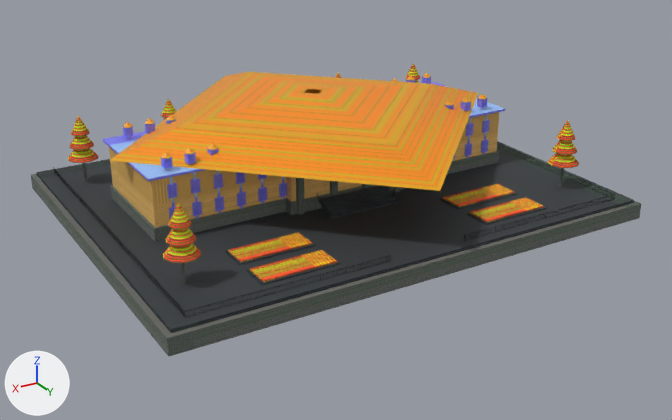
Before and after pictures for a commit that changed the glTF model assets/hero_landmarks_ultra/ultra_lm_29_cuc_ban_do_dalat.glb.
Camera for both pictures: a 50 mm camera at (84.6, 145.5, 67.6) aimed at (-1.1, 2.7, -3.8). Arrows for +X, +Y and +Z are at lower left; the lights stay in place. The first picture is the older version. Vertices at exactly the same position are counted once.

The scene before the commit, as lines of its bpy script (objects in view):
```python
ob_balconies_and_yersin_fence = bpy.data.objects.new('Balconies_And_Yersin_Fence', me_balconies_and_yersin_fence)
ob_balconies_and_yersin_fence.location = (0.0, 0.0, 0.0)
ob_cornices_windowframes_and_gabletrim = bpy.data.objects.new('Cornices_WindowFrames_And_GableTrim', me_cornices_windowframes_and_gabletrim)
ob_cornices_windowframes_and_gabletrim.location = (0.0, 0.0, 0.0)
ob_courtyard_and_steps = bpy.data.objects.new('Courtyard_And_Steps', me_courtyard_and_steps)
ob_courtyard_and_steps.location = (0.0, 0.0, 0.0)
ob_foundationskirt_and_1mstonebasement = bpy.data.objects.new('FoundationSkirt_And_1mStoneBasement', me_foundationskirt_and_1mstonebasement)
ob_foundationskirt_and_1mstonebasement.location = (0.0, 0.0, 0.0)
ob_french_arch_windows = bpy.data.objects.new('French_Arch_Windows', me_french_arch_windows)
ob_french_arch_windows.location = (0.0, 0.0, 0.0)
ob_french_garden_and_pines = bpy.data.objects.new('French_Garden_And_Pines', me_french_garden_and_pines)
ob_french_garden_and_pines.location = (0.0, 0.0, 0.0)
ob_monumental_74m_mainbuilding = bpy.data.objects.new('Monumental_74m_MainBuilding', me_monumental_74m_mainbuilding)
ob_monumental_74m_mainbuilding.location = (0.0, 0.0, 0.0)
ob_normandy_steep_slate_roof = bpy.data.objects.new('Normandy_Steep_Slate_Roof', me_normandy_steep_slate_roof)
ob_normandy_steep_slate_roof.location = (0.0, 0.0, 0.0)
```
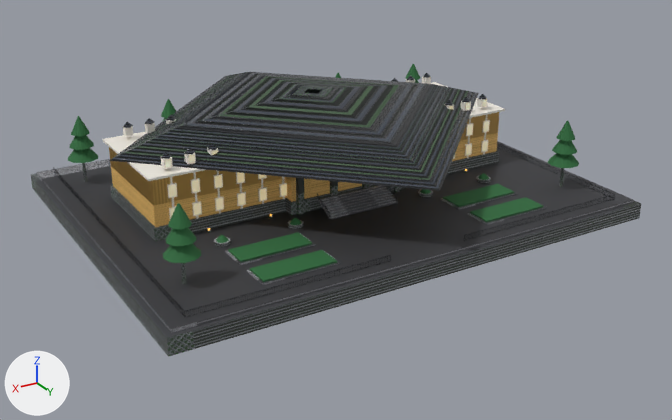
Location of each change, [x1, y1, x2, y2] in pixels of the pictures (672 x 420 px):
'Normandy_Steep_Slate_Roof', surface changed, recoloured (orange to grey): [109, 72, 486, 191] in both
'French_Garden_And_Pines', surface changed: [68, 64, 579, 282] in both
'Monumental_74m_MainBuilding', surface changed: [109, 112, 499, 227] in both
'Cornices_WindowFrames_And_GableTrim', surface changed: [103, 76, 505, 219] in both
'French_Arch_Windows', surface changed: [165, 100, 489, 217] in both
part 1 of me_foundationskirt_and_1mstonebasement, added: after [288, 225, 303, 229]
part 2 of me_foundationskirt_and_1mstonebasement, added: after [214, 242, 230, 247]
part 3 of me_foundationskirt_and_1mstonebasement, recoloured: [31, 153, 641, 356] in both
part 4 of me_courtyard_and_steps, recoloured: [36, 159, 634, 333] in both
part 5 of me_french_garden_and_pines, added: after [478, 173, 489, 180]
part 6 of me_french_garden_and_pines, added: after [289, 218, 302, 225]
part 7 of me_french_garden_and_pines, added: after [216, 235, 229, 243]

What changed in the scene script:
```text
Change img_image_6:
    img_image_6: load_image('Image_6', '_unpacked/Image_6', 512, 512, 'sRGB') -> load_image('Image_6', '_unpacked/Image_6', 1024, 1024, 'Non-Color')
Change mat_neoclassical_ivory_cornice_and_frame:
    remove mat_neoclassical_ivory_cornice_and_frame.texture = img_image_1
    add mat_neoclassical_ivory_cornice_and_frame.base_color = (0.913, 0.871, 0.791)  # white #f5f0e6
    mat_neoclassical_ivory_cornice_and_frame.roughness: 0.46 -> 0.44
Change mat_french_parterre_lawn_and_pines:
    remove mat_french_parterre_lawn_and_pines.texture = img_image_6
    add mat_french_parterre_lawn_and_pines.base_color = (0.0222, 0.138, 0.0409)  # dark green #296839
Change mat_cartographyhall_frenchwindow_blend085:
    remove # nodes: BsdfPrincipled, Math, OutputMaterial, TexImage
    remove # uses the picture img_image_5
    nodes: BsdfPrincipled, OutputMaterial
    colours: cyan #9cd6eb, orange #b39458
Add mat_pbr1024_normandy_steep_mansard_slate_roof:
    mat_pbr1024_normandy_steep_mansard_slate_roof = bpy.data.materials.new('PBR1024_Normandy_Steep_Mansard_Slate_Roof')
    # uses the picture img_image_4
    # uses the picture img_image_5
    # uses the picture img_image_6
Add mat_pbr1024_honorcourtyard_14yersin_wetdew_granite:
    mat_pbr1024_honorcourtyard_14yersin_wetdew_granite = bpy.data.materials.new('PBR1024_HonorCourtyard_14Yersin_WetDew_Granite')
    # uses the picture img_image_12
    # uses the picture img_image_13
    # uses the picture img_image_14
Add mat_pbr1024_cartography_1m_ashlar_stone_basement:
    mat_pbr1024_cartography_1m_ashlar_stone_basement = bpy.data.materials.new('PBR1024_Cartography_1m_Ashlar_Stone_Basement')
    # uses the picture img_image_10
    # uses the picture img_image_8
    # uses the picture img_image_9
Change me_foundationskirt_and_1mstonebasement:
    remove me_foundationskirt_and_1mstonebasement.from_pydata(...)  # 184 vertices, 206 faces; spans x -47.0..47.0, y -37.0..37.0, z -3.0..13.8
    add me_foundationskirt_and_1mstonebasement.from_pydata(...)  # 324 vertices, 400 faces; spans x -47.0..47.0, y -37.0..37.0, z -3.0..13.8
    me_foundationskirt_and_1mstonebasement part 1: a new loose piece of 25 vertices spanning x 12.6..15.4, y 12.6..15.4, z 0.6..1.2, in mat_pbr1024_cartography_1m_ashlar_stone_basement
    me_foundationskirt_and_1mstonebasement part 2: a new loose piece of 25 vertices spanning x 26.6..29.4, y 12.6..15.4, z 0.6..1.2, in mat_pbr1024_cartography_1m_ashlar_stone_basement
    me_foundationskirt_and_1mstonebasement part 3: 206 faces spanning x -47.0..47.0, y -37.0..37.0, z -3.0..13.8 switch from mat_yersin_basement_splitstone (picture img_image_3) to mat_pbr1024_cartography_1m_ashlar_stone_basement
    other edits to the shape of me_foundationskirt_and_1mstonebasement do not show in these pictures
Change me_courtyard_and_steps:
    remove me_courtyard_and_steps.from_pydata(...)  # 104 vertices, 130 faces; spans x -46.0..46.0, y -36.0..36.0, z 0.0..2.8
    add me_courtyard_and_steps.from_pydata(...)  # 204 vertices, 274 faces; spans x -46.0..46.0, y -36.0..36.0, z 0.0..2.8
    me_courtyard_and_steps part 4: 130 faces spanning x -46.0..46.0, y -36.0..36.0, z 0.0..2.8 switch from mat_honorcourtyard_14yersin_granite (picture img_image_4) to mat_pbr1024_honorcourtyard_14yersin_wetdew_granite
    edits to the shape of me_courtyard_and_steps do not show in these pictures
Change me_normandy_steep_slate_roof:
    where me_normandy_steep_slate_roof.from_pydata(...)  # 238 vertices, 324 faces; spans x -40.5..40.5, y -44.5..36.5, z 12.1..18.5
    remove me_normandy_steep_slate_roof.materials.append(mat_normandy_steep_mansard_slate_roof)  # picture img_image_2
    add me_normandy_steep_slate_roof.materials.append(mat_pbr1024_normandy_steep_mansard_slate_roof)
Change me_french_garden_and_pines:
    remove me_french_garden_and_pines.from_pydata(...)  # 410 vertices, 580 faces; spans x -42.0..42.0, y -30.9..30.4, z 0.8..13.9
    add me_french_garden_and_pines.from_pydata(...)  # 494 vertices, 700 faces; spans x -42.0..42.0, y -30.9..30.4, z 0.8..13.9
    me_french_garden_and_pines part 5: a new loose piece of 21 vertices spanning x -29.1..-26.9, y 12.9..15.1, z 1.3..2.1, in mat_french_parterre_lawn_and_pines (dark green #296839)
    me_french_garden_and_pines part 6: a new loose piece of 21 vertices spanning x 12.9..15.1, y 12.9..15.1, z 1.3..2.1, in mat_french_parterre_lawn_and_pines (dark green #296839)
    me_french_garden_and_pines part 7: a new loose piece of 21 vertices spanning x 26.9..29.1, y 12.9..15.1, z 1.3..2.1, in mat_french_parterre_lawn_and_pines (dark green #296839)
    other edits to the shape of me_french_garden_and_pines do not show in these pictures
```
